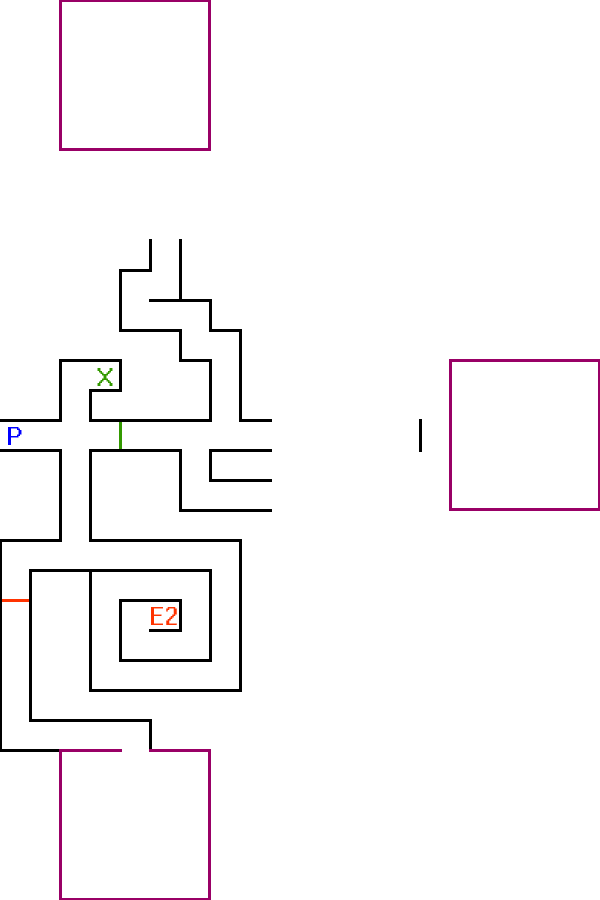
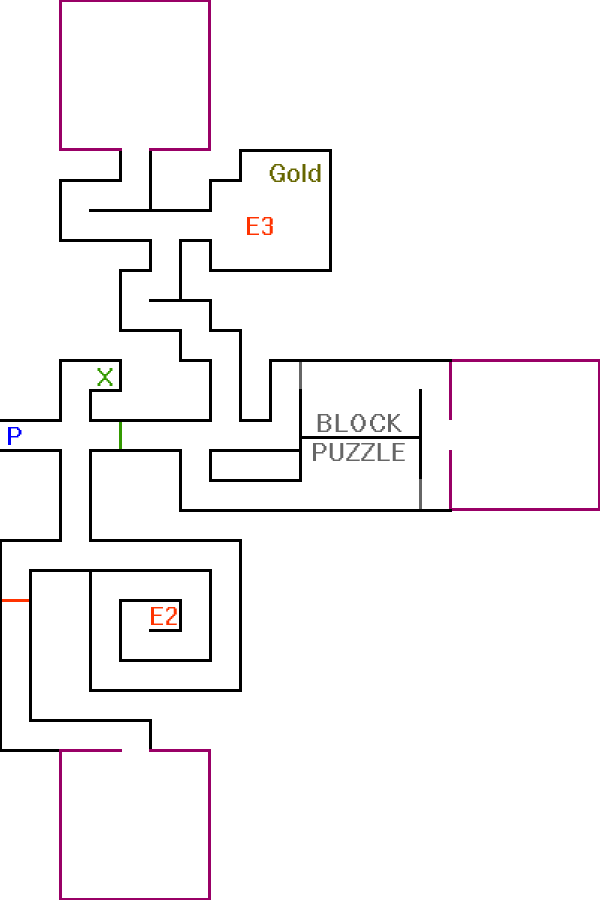
The second w=600, h=900 image is a revision of the first. Changes to its layers:
added layer "Gold" above "E3" over [269, 164, 321, 182]
added layer "E3" above "BLOCK PUZZLE" over [247, 217, 273, 235]
added layer "BLOCK PUZZLE" above "Layer 1" over [313, 414, 405, 461]
painted on "Layer 1" over [59, 148, 452, 512]
